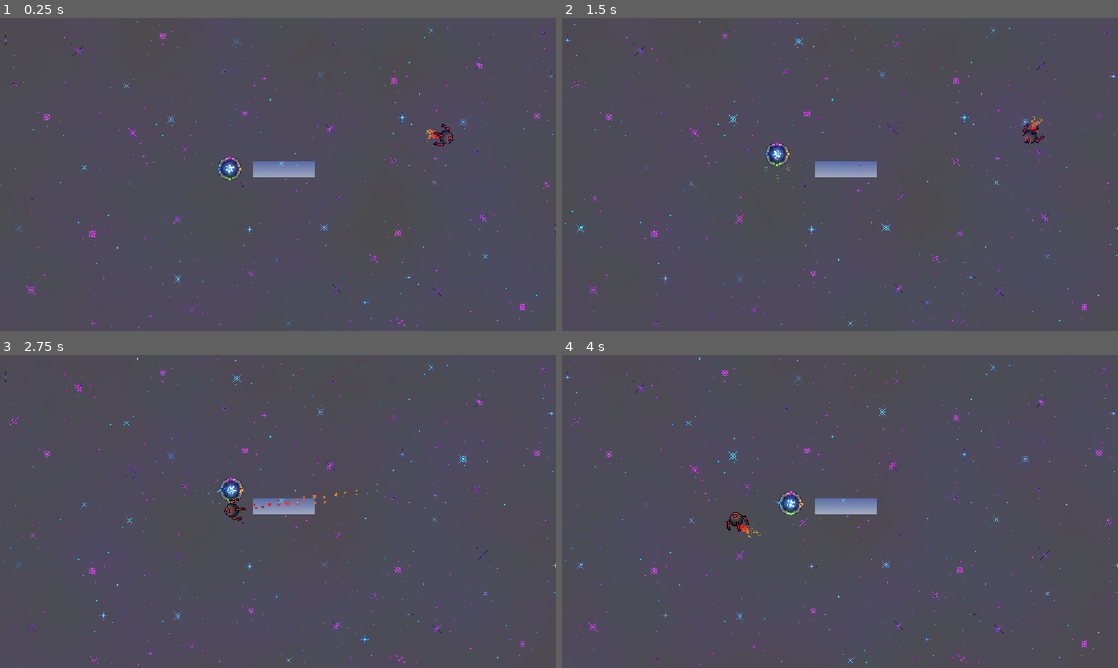
Above: before the commit, frames 1-4 (two rows, left to right).
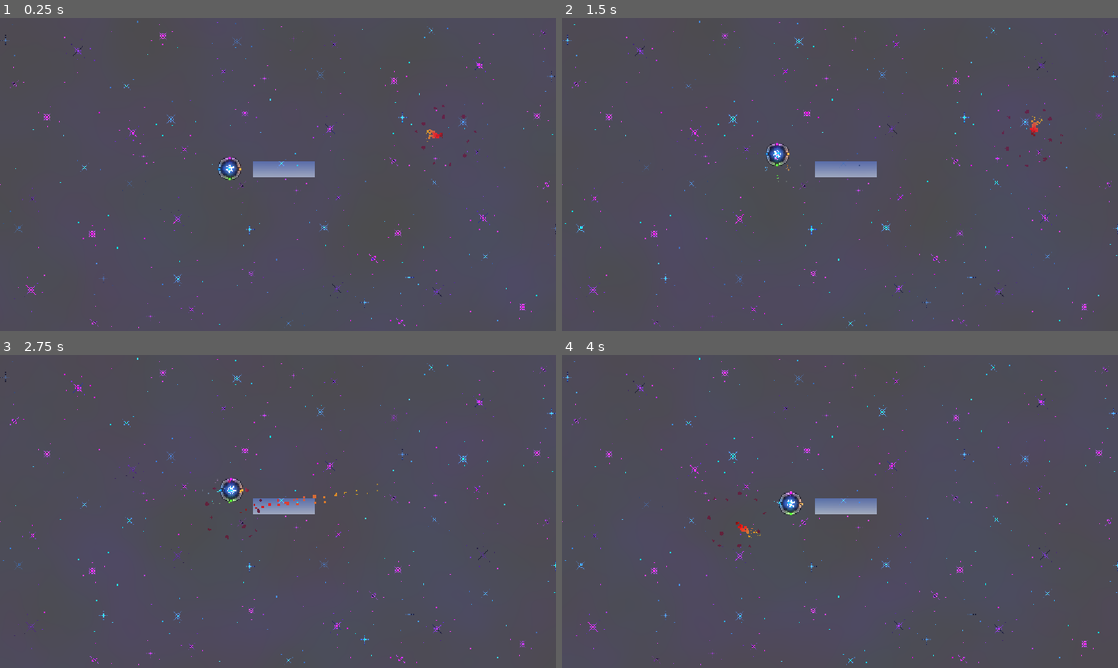
Above: after the commit, the same moments.

Repository: eee12342/New-Game
Game: Godot game, scene res://scenes/main.tscn
Two runs of this game, one before a commit and one after it. Both use one fixed random seed, a clock stepped at 60 frames per second and the inputs below.
Inputs (mouse positions are in pixels of both pictures, inside the frame that each line leads up to):
- Up to frame 1 (0.25 s): no input
- Up to frame 2 (1.5 s): move the mouse to (962, 158) at 0.52 s; tap A (colour1) at 0.6 s; move the mouse to (728, 190) at 1.27 s; tap W (colour2) at 1.35 s
- Up to frame 3 (2.75 s): move the mouse to (333, 442) at 2.02 s; tap D (colour3) at 2.1 s
- Up to frame 4 (4 s): move the mouse to (812, 574) at 2.77 s; tap S (colour4) at 2.85 s; move the mouse to (1006, 558) at 3.52 s; hold Shift (colour_change_mode) from 3.53 s (still down)

The runs differ from the first frame. In frame 1, 0.2% of the frame differs, in the area x 74-86%, y 27-48%; in frame 2, 0.2%; in frame 3, 0.2%, in the area x 36-48%, y 40-59%; in frame 4, 0.2%.

Commit message:
GlowExplosin

Diff:
--- a/scenes/enemy/enemy1/enemy1.tscn
+++ b/scenes/enemy/enemy1/enemy1.tscn
@@ -108,9 +108,12 @@
 animations = NodePath("Animations")
 
 [node name="Animations" type="AnimatedSprite2D" parent="." unique_id=1331325728]
+modulate = Color(0.8586687, 0.8586687, 0.8586687, 1)
 texture_filter = 1
 sprite_frames = SubResource("SpriteFrames_c105b")
-animation = &"Default"
+animation = &"Death"
+frame = 7
+frame_progress = 1.0
 flip_h = true
 
 [node name="CollisionShape2D" type="CollisionShape2D" parent="." unique_id=559677973]
